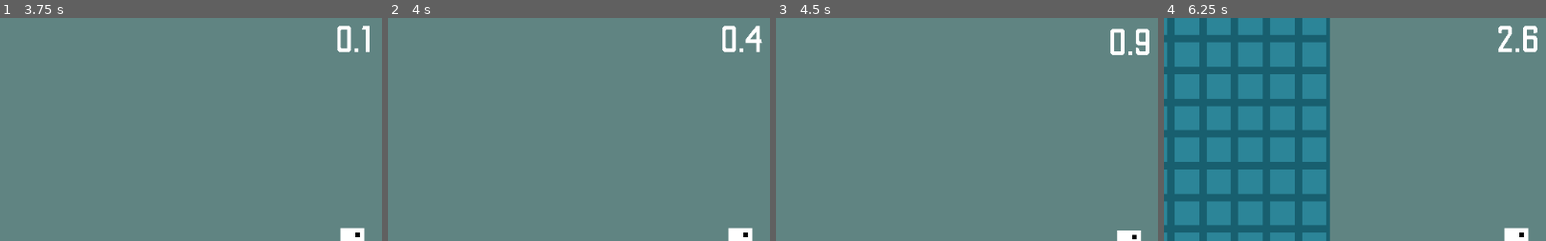
Above: before the commit, frames 1-4 (left to right).
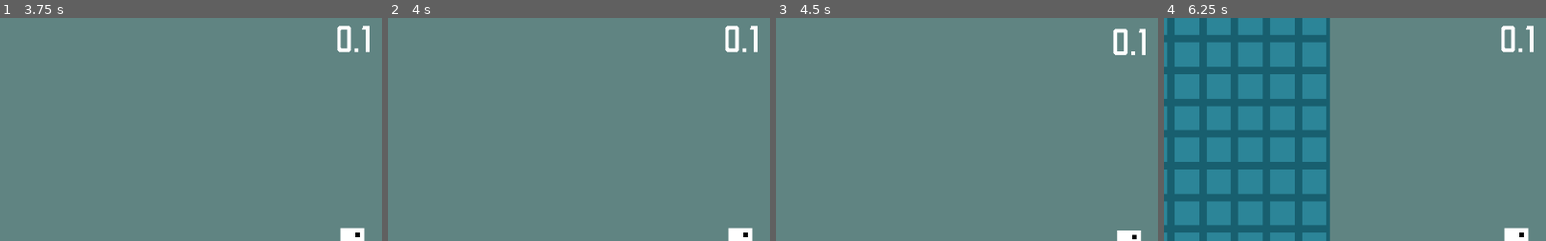
Above: after the commit, the same moments.

Repository: jonot-cyber/brackeys-game-jam-game-that-i-am-doing
Game: Godot game, scene res://Scenes/UI.tscn
Same seed, same stepped clock (60 frames per second), same inputs: the game is played once before the commit and once after it. Before the commit the project starts from res://UI.tscn.
Inputs (mouse positions are % of the whole screen's width and height, from its top left):
- Up to frame 1 (3.75 s): click "Credits" at 0.5 s; click "Back" at 1.25 s; click "Instructions" at 2 s; click "Back" at 2.75 s; click "Play" at 3.5 s
- Up to frame 2 (4 s): no input
- Up to frame 3 (4.5 s): tap Enter at 4.25 s; move the mouse to (72, 45) at 4.27 s; click (72, 45) at 4.42 s
- Up to frame 4 (6.25 s): tap Space at 4.52 s; drag from (30, 55) to (45, 70) at 5.02 s; move the mouse to (60, 28) at 5.77 s; click (60, 28) at 5.92 s
The pictures show only the part of the screen within x 4-54%, y 0-50%; the shares and areas given below are measured in that part.

Frame 1 is identical in both runs. In frame 2, 0.7% of the frame differs, in the area x 87-98%, y 3-16%; in frame 3, 0.7%, in the area x 87-98%, y 4-17%; in frame 4, 0.7%.

Commit message:
bunch of organization

Diff:
--- a/Scenes/Objects/Player.tscn
+++ b/Scenes/Objects/Player.tscn
@@ -11,7 +11,7 @@
 [ext_resource path="res://Assets/Music/Explosion.wav" type="AudioStream" id=9]
 [ext_resource path="res://Assets/Music/Checkpoint.wav" type="AudioStream" id=10]
 [ext_resource path="res://Assets/Music/MusicA.ogg" type="AudioStream" id=11]
-[ext_resource path="res://Scenes/Objects/Time.gd" type="Script" id=12]
+[ext_resource path="res://Scripts/Time.gd" type="Script" id=12]
 
 [sub_resource type="RectangleShape2D" id=1]
 extents = Vector2( 48, 48 )
--- a/Scripts/Back.gd
+++ b/Scripts/Back.gd
@@ -1,6 +1,4 @@
 extends Button
 
-
-
 func _on_Button_pressed():
-	get_tree().change_scene("res://UI.tscn")
+	get_tree().change_scene("res://Scenes/UI.tscn")
--- a/Scripts/Button.gd
+++ b/Scripts/Button.gd
@@ -5,6 +5,6 @@
 	if name == "Play":
 		get_tree().change_scene("res://Scenes/Game.tscn")
 	elif name == "Credits":
-		get_tree().change_scene("res://Credits.tscn")
+		get_tree().change_scene("res://Scenes/Credits.tscn")
 	elif name == "Instructions":
-		get_tree().change_scene("res://Instructions.tscn")
+		get_tree().change_scene("res://Scenes/Instructions.tscn")
--- a/Scripts/EndPoint.gd
+++ b/Scripts/EndPoint.gd
@@ -1,13 +1,14 @@
 extends Area2D
 
+onready var isHTML = OS.get_name() == "HTML5"
+onready var timer : Timer = get_node('../Player/Time/Second')
+
 func _ready():
-	get_node('../Player/Time/Second')
+	timer.one_shot = true
 
 func _on_EndPoint_body_entered(body):
 	if body.name == "Player":
-		var timer = get_node('../Player/Time/Second')
-		timer.one_shot = true
-		if OS.get_name() == "HTML5":
+		if isHTML:
 			JavaScript.eval('alert("if you would like to save your score, download the game")')
 		else:
 			var save_game = File.new()
--- a/Scripts/Goal.gd
+++ b/Scripts/Goal.gd
@@ -1,16 +1,4 @@
 extends Sprite
 
-
-# Declare member variables here. Examples:
-# var a = 2
-# var b = "text"
-
-
-# Called when the node enters the scene tree for the first time.
 func _ready():
-	pass # Replace with function body.
-
-
-# Called every frame. 'delta' is the elapsed time since the previous frame.
-#func _process(delta):
-#	pass
+	pass
--- a/Scripts/Tiles.gd
+++ b/Scripts/Tiles.gd
@@ -1,17 +1,13 @@
 extends TileMap
 
-var red_tiles : Array
+var red_tiles  : Array
 var blue_tiles : Array
 
 onready var texture = load("res://Assets/TilesetMain.png")
 
 func _ready():
 	for i in range(5):
-		tile_set.tile_set_texture(0, texture)
-		tile_set.tile_set_texture(1, texture)
-		tile_set.tile_set_texture(2, texture)
-		tile_set.tile_set_texture(3, texture)
-		tile_set.tile_set_texture(4, texture)
+		tile_set.tile_set_texture(i, texture)
 	#find red tiles
 	var tile_id = get_tileset().find_tile_by_name("Red Block")
 	red_tiles = get_used_cells_by_id(tile_id)
--- a/Scenes/Objects/Time.gd
+++ b/Scripts/Time.gd
@@ -2,8 +2,6 @@
 
 var time : float = 0
 
-
-
 func _on_Second_timeout():
 	time += 0.1
 	text = str(time)
--- a/Scripts/Utilities/ScreenShake.gd
+++ b/Scripts/Utilities/ScreenShake.gd
@@ -3,10 +3,10 @@
 const TRANS = Tween.TRANS_SINE
 const EASE = Tween.EASE_IN_OUT
 
-onready var tween = get_node("ShakeTween")
-onready var nodeFrequency = get_node("Frequency")
-onready var nodeDuration = get_node("Duration")
-onready var camera = get_parent()
+onready var tween         : Tween    = get_node("ShakeTween")
+onready var nodeFrequency : Timer    = get_node("Frequency")
+onready var nodeDuration  : Timer    = get_node("Duration")
+onready var camera        : Camera2D = get_parent()
 
 signal start
 
--- a/project.godot
+++ b/project.godot
@@ -16,7 +16,7 @@
 [application]
 
 config/name="Holes"
-run/main_scene="res://UI.tscn"
+run/main_scene="res://Scenes/UI.tscn"
 config/icon="res://Assets/icon.png"
 
 [debug]
Renamed: Credits.tscn -> Scenes/Credits.tscn
Not shown: 1 places in Scenes/Game.tscn that only renumber resources
Renamed: Instructions.tscn -> Scenes/Instructions.tscn
Renamed: UI.tscn -> Scenes/UI.tscn
